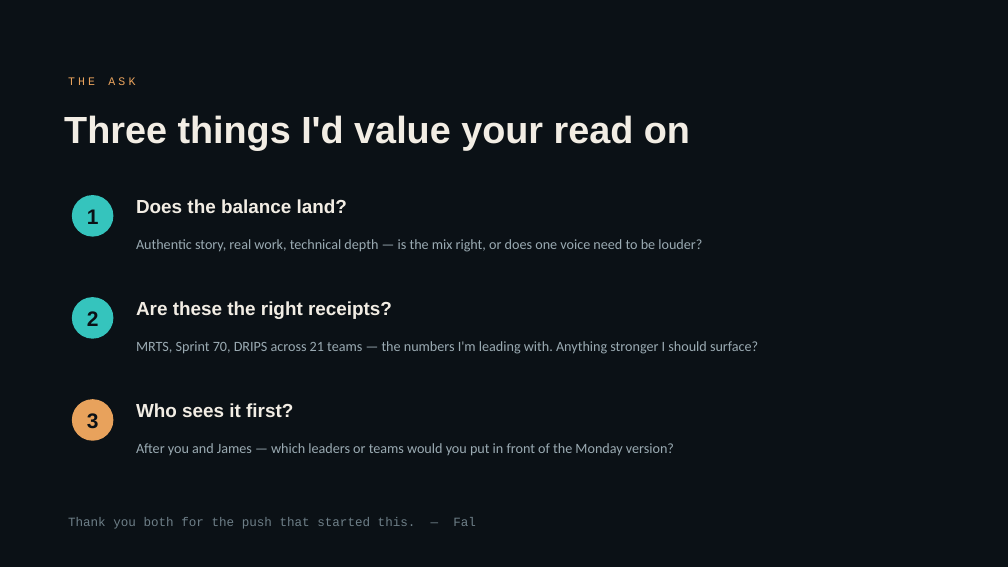
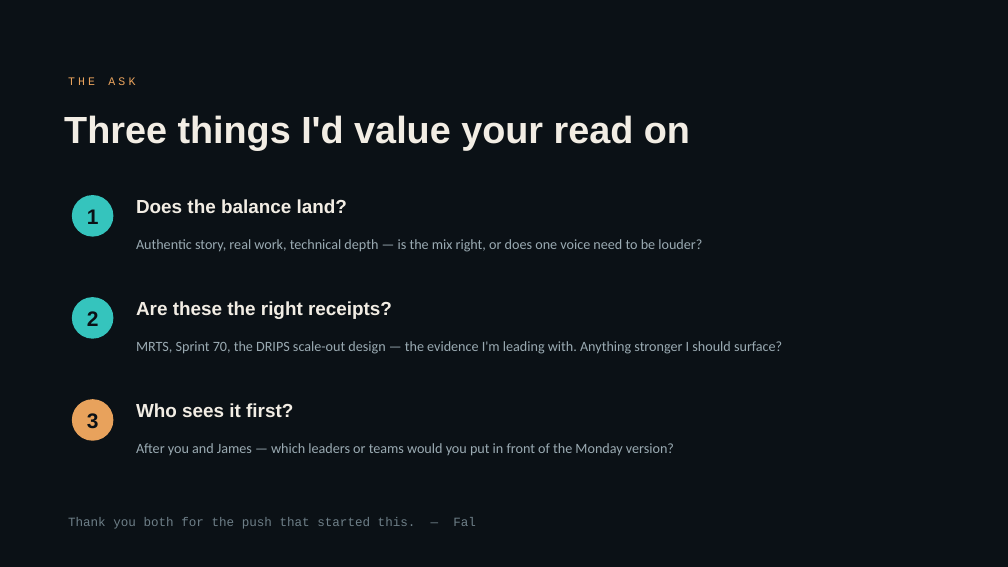
Before and after one commit to falmensa/tokenCLI, a slide deck: slide 6 of showcase/Proof-to-Possibility-Checkpoint.pptx. Drawn at 1008x567 pixels with LibreOffice and Linux fonts; fonts in the diff are those of the drawing. Boxes give left, top, right and bottom in pixels: in the first picture for what was removed or moved away, otherwise in the second. Text is boxed around its words. In the diff, an @@ line names an element or a change of style, - is before the commit and + after.

```diff
--- a/showcase/Proof-to-Possibility-Checkpoint.pptx
+++ b/showcase/Proof-to-Possibility-Checkpoint.pptx
@@ text at box(136, 341, 782, 354): text changed @@
-MRTS, Sprint 70, DRIPS across 21 teams — the numbers I'm leading with. Anything stronger I should surface?
+MRTS, Sprint 70, the DRIPS scale-out design — the evidence I'm leading with. Anything stronger I should surface?
```
Also in this commit, not shown: 1 other slide changed, 3 other files.
